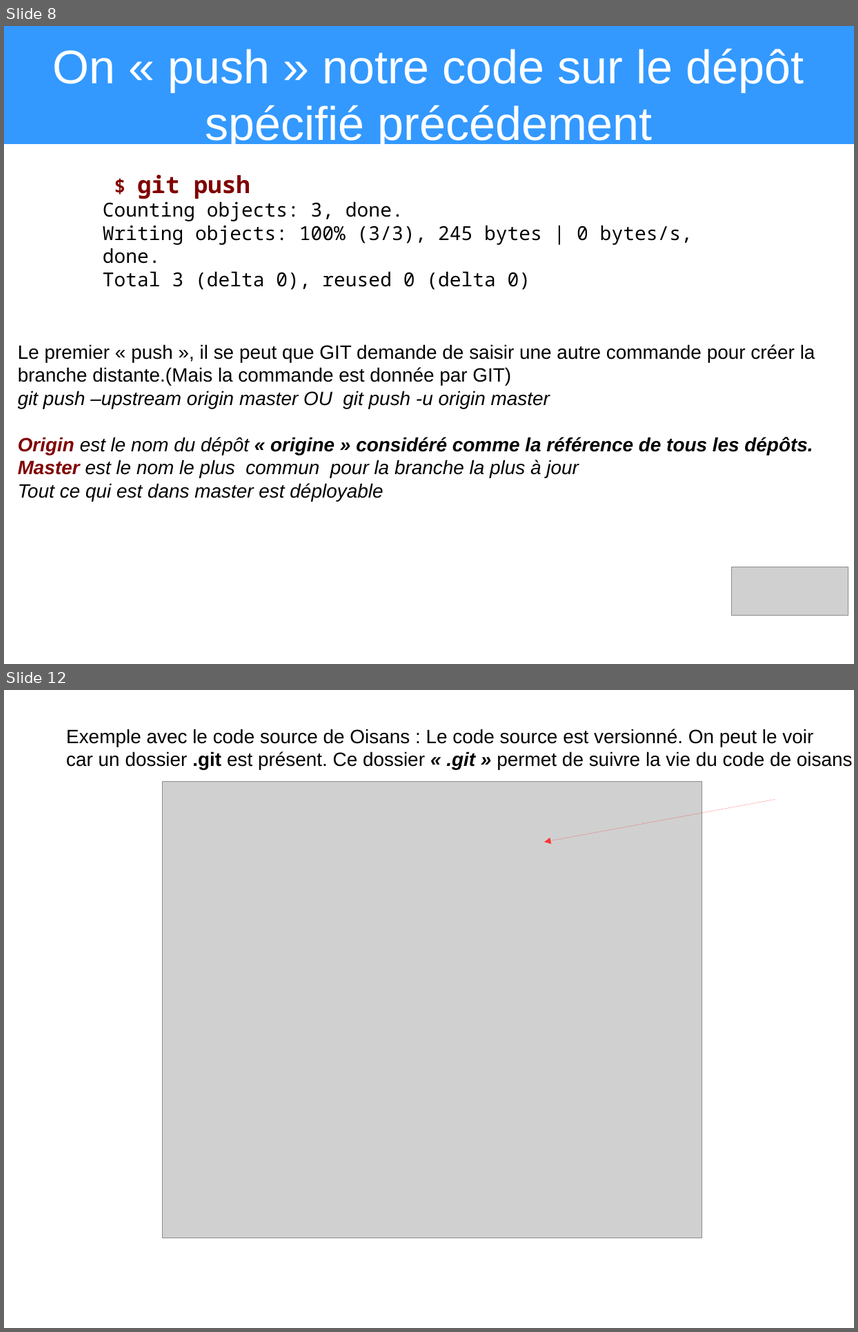
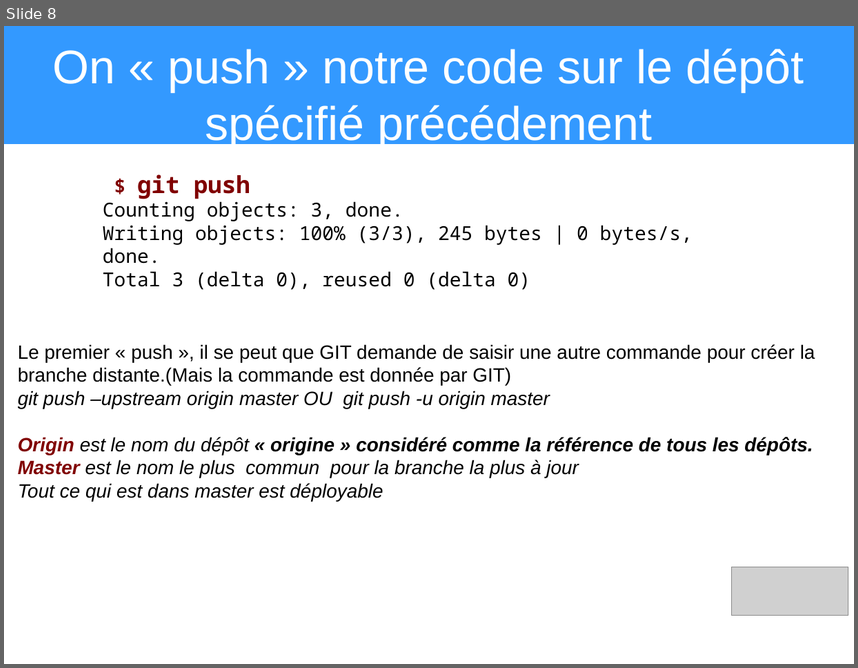
Before and after one commit to heylve/current, a slide deck: Presentations/git_explained.odp. Shown one above the other, each under a label of ours: slides 8 and 12 before the commit, slide 8 after it; the slides between them are not shown. The pictures are 858x1332 and 858x668 pixels, drawn with LibreOffice and Linux fonts; fonts in the diff are those of the drawing; grey boxes stand for pictures. Boxes give left, top, right and bottom in pixels: in the first picture for what was removed or moved away, otherwise in the second. Text is boxed around its words. In the diff, an @@ line names an element or a change of style, - is before the commit and + after.

```diff
--- a/Presentations/git_explained.odp
+++ b/Presentations/git_explained.odp
@@ slide 12 removed at (4, 690, 854, 1328), background #FFFFFF @@
@@ text removed at (66, 729, 854, 769) @@
-Exemple avec le code source de Oisans : Le code source est versionné. On peut le voir
-car un dossier .git est présent. Ce dossier « .git » permet de suivre la vie du code de oisans.
@@ picture removed at (163, 782, 703, 1239) @@
@@ arrow removed from (775, 800) to (545, 842) @@
```
Also in this commit, not shown: 2 slides changed, 7 slides added, 7 other slides removed.
